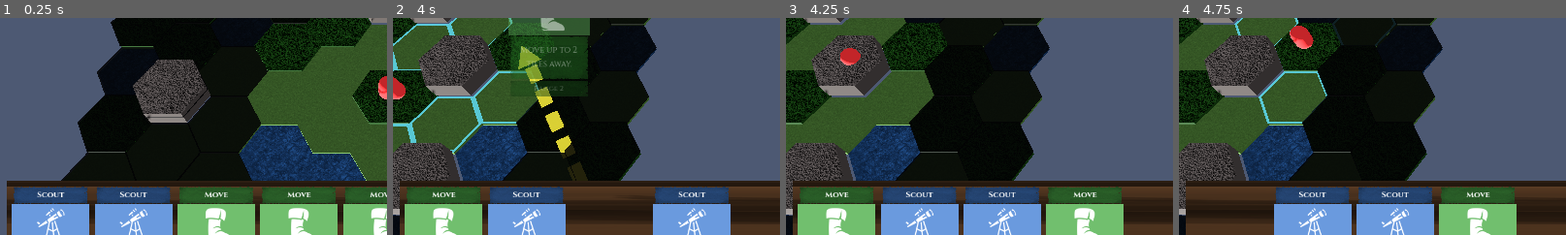
Above: before the commit, frames 1-4 (left to right).
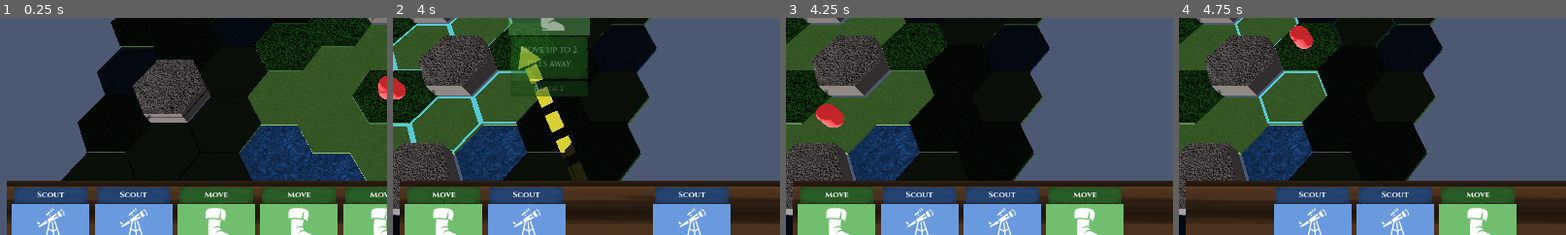
Above: after the commit, the same moments.

Repository: conjius-dp/CivDecks
Game: Godot game, scene res://scenes/main.tscn
Same seed, same stepped clock (60 frames per second), same inputs: the game is played once before the commit and once after it.
Inputs (mouse positions are % of the whole screen's width and height, from its top left):
- Up to frame 1 (0.25 s): no input
- Up to frame 2 (4 s): click "End Turn" at 0.5 s; tap Enter at 1.25 s; drag from (7, 84) to (60, 28) at 1.27 s; drag from (7, 84) to (45, 70) at 2.02 s; move the mouse to (17, 84) at 2.77 s; hold D (pan_right) 2.78-3.5 s; click (17, 84) at 2.92 s; drag from (28, 84) to (20, 35) at 3.52 s
- Up to frame 3 (4.25 s): no input
- Up to frame 4 (4.75 s): drag from (7, 84) to (55, 50) at 4.27 s
The pictures show only the part of the screen within x 0-50%, y 32-82%; the shares and areas given below are measured in that part.

Frames 1-2 are identical in both runs. In frame 3, 0.9% of the frame differs, in the area x 7-20%, y 13-51%; in frame 4, nothing differs.

Commit message:
Add Tween-based unit movement animation with BFS pathfinding
Replace manual lerp movement with Godot Tween sequential animations
so multi-hex moves (Sprint) animate through each waypoint. Add
MapData.find_path() with BFS and 5 new tests. Rename project to
Civ Deckbuilder.

Co-Authored-By: Claude Opus 4.6 (1M context) <noreply@anthropic.com>

Diff:
--- a/project.godot
+++ b/project.godot
@@ -10,7 +10,7 @@
 
 [application]
 
-config/name="New Game Project"
+config/name="Civ Deckbuilder"
 run/main_scene="res://scenes/main.tscn"
 config/features=PackedStringArray("4.6", "GL Compatibility")
 config/icon="res://icon.svg"
--- a/scripts/cards/card_effects.gd
+++ b/scripts/cards/card_effects.gd
@@ -16,8 +16,16 @@
 
 	match card.card_type:
 		CardData.CardType.MOVE:
-			var terrain: TerrainType = hex_map.get_terrain(target_coord)
-			player_unit.move_to(result.new_coord, terrain.height - 0.1)
+			var path := card_resolver.get_map_data().find_path(origin, result.new_coord)
+			if path.size() <= 1:
+				var terrain: TerrainType = hex_map.get_terrain(target_coord)
+				player_unit.move_to(result.new_coord, terrain.height - 0.1)
+			else:
+				var heights: Array[float] = []
+				for coord in path:
+					var terrain: TerrainType = hex_map.get_terrain(coord)
+					heights.append(terrain.height - 0.1)
+				player_unit.move_along_path(path, heights)
 		CardData.CardType.SCOUT:
 			for coord in result.revealed_tiles:
 				var tile: Node3D = hex_map.get_tile(coord)
--- a/scripts/logic/card_resolver.gd
+++ b/scripts/logic/card_resolver.gd
@@ -14,6 +14,10 @@
 
 func _init(map: MapData) -> void:
 	_map = map
+
+
+func get_map_data() -> MapData:
+	return _map
 
 
 func get_valid_targets(card: CardData, origin: Vector2i) -> Array[Vector2i]:
--- a/scripts/logic/map_data.gd
+++ b/scripts/logic/map_data.gd
@@ -24,3 +24,30 @@
 			if terrain.is_passable:
 				result.append(neighbor)
 	return result
+
+
+func find_path(from: Vector2i, to: Vector2i) -> Array[Vector2i]:
+	if from == to:
+		return [from] as Array[Vector2i]
+	if not has_tile(from) or not has_tile(to):
+		return [] as Array[Vector2i]
+	var frontier: Array[Vector2i] = [from]
+	var came_from: Dictionary = {}
+	came_from[from] = from
+	while frontier.size() > 0:
+		var current: Vector2i = frontier.pop_front()
+		if current == to:
+			break
+		for neighbor in get_walkable_neighbors(current):
+			if not came_from.has(neighbor):
+				came_from[neighbor] = current
+				frontier.append(neighbor)
+	if not came_from.has(to):
+		return [] as Array[Vector2i]
+	var path: Array[Vector2i] = []
+	var current: Vector2i = to
+	while current != from:
+		path.push_front(current)
+		current = came_from[current] as Vector2i
+	path.push_front(from)
+	return path
--- a/scripts/unit/player_unit.gd
+++ b/scripts/unit/player_unit.gd
@@ -27,7 +27,11 @@
 	get: return state.defense
 
 var _is_moving: bool = false
-var _move_target: Vector3 = Vector3.ZERO
+var _move_tween: Tween = null
+
+
+func is_moving() -> bool:
+	return _is_moving
 
 
 func place_at(coord: Vector2i, terrain_height: float = 0.0) -> void:
@@ -38,15 +42,42 @@
 
 func move_to(coord: Vector2i, terrain_height: float = 0.0) -> void:
 	state.move_to(coord)
-	_move_target = HexUtil.axial_to_world(coord.x, coord.y)
-	_move_target.y = terrain_height + 0.5
+	var target := HexUtil.axial_to_world(coord.x, coord.y)
+	target.y = terrain_height + 0.5
 	_is_moving = true
+	if _move_tween and _move_tween.is_running():
+		_move_tween.kill()
+	_move_tween = create_tween()
+	var distance := position.distance_to(target)
+	var duration := distance / move_speed
+	_move_tween.tween_property(self, "position", target, duration) \
+		.set_trans(Tween.TRANS_SINE).set_ease(Tween.EASE_IN_OUT)
+	_move_tween.finished.connect(_on_move_finished)
 
 
-func _process(delta: float) -> void:
-	if _is_moving:
-		position = position.move_toward(_move_target, move_speed * delta)
-		if position.distance_to(_move_target) < 0.01:
-			position = _move_target
-			_is_moving = false
-			movement_finished.emit()
+func move_along_path(path_coords: Array[Vector2i], terrain_heights: Array[float]) -> void:
+	if path_coords.size() <= 1:
+		movement_finished.emit()
+		return
+	state.move_to(path_coords[path_coords.size() - 1])
+	_is_moving = true
+	if _move_tween and _move_tween.is_running():
+		_move_tween.kill()
+	_move_tween = create_tween()
+	for i in range(1, path_coords.size()):
+		var target := HexUtil.axial_to_world(path_coords[i].x, path_coords[i].y)
+		target.y = terrain_heights[i] + 0.5
+		var prev := path_coords[i - 1]
+		var prev_world := HexUtil.axial_to_world(prev.x, prev.y)
+		var step_distance := prev_world.distance_to(
+			HexUtil.axial_to_world(path_coords[i].x, path_coords[i].y)
+		)
+		var duration := step_distance / move_speed
+		_move_tween.tween_property(self, "position", target, duration) \
+			.set_trans(Tween.TRANS_SINE).set_ease(Tween.EASE_IN_OUT)
+	_move_tween.finished.connect(_on_move_finished)
+
+
+func _on_move_finished() -> void:
+	_is_moving = false
+	movement_finished.emit()
--- a/tests/test_map_data.gd
+++ b/tests/test_map_data.gd
@@ -84,3 +84,54 @@
 	var walkable := map.get_walkable_neighbors(corner)
 	TestAssert.assert_size(walkable, 1)
 	TestAssert.assert_contains(walkable, neighbor)
+
+
+func test_find_path_adjacent() -> void:
+	var map := MapData.new()
+	map.set_terrain(Vector2i(0, 0), _plains)
+	map.set_terrain(Vector2i(1, 0), _plains)
+	var path := map.find_path(Vector2i(0, 0), Vector2i(1, 0))
+	TestAssert.assert_size(path, 2)
+	TestAssert.assert_eq(path[0], Vector2i(0, 0))
+	TestAssert.assert_eq(path[1], Vector2i(1, 0))
+
+
+func test_find_path_two_steps() -> void:
+	var map := MapData.new()
+	map.set_terrain(Vector2i(0, 0), _plains)
+	map.set_terrain(Vector2i(1, 0), _plains)
+	map.set_terrain(Vector2i(2, 0), _plains)
+	var path := map.find_path(Vector2i(0, 0), Vector2i(2, 0))
+	TestAssert.assert_size(path, 3)
+	TestAssert.assert_eq(path[0], Vector2i(0, 0))
+	TestAssert.assert_eq(path[2], Vector2i(2, 0))
+
+
+func test_find_path_around_obstacle() -> void:
+	var map := MapData.new()
+	map.set_terrain(Vector2i(0, 0), _plains)
+	map.set_terrain(Vector2i(1, 0), _mountain)
+	map.set_terrain(Vector2i(2, 0), _plains)
+	map.set_terrain(Vector2i(0, 1), _plains)
+	map.set_terrain(Vector2i(1, 1), _plains)
+	var path := map.find_path(Vector2i(0, 0), Vector2i(2, 0))
+	TestAssert.assert_gt(path.size(), 0)
+	TestAssert.assert_eq(path[0], Vector2i(0, 0))
+	TestAssert.assert_eq(path[path.size() - 1], Vector2i(2, 0))
+	TestAssert.assert_not_contains(path, Vector2i(1, 0))
+
+
+func test_find_path_no_route_returns_empty() -> void:
+	var map := MapData.new()
+	map.set_terrain(Vector2i(0, 0), _plains)
+	map.set_terrain(Vector2i(2, 0), _plains)
+	var path := map.find_path(Vector2i(0, 0), Vector2i(2, 0))
+	TestAssert.assert_size(path, 0)
+
+
+func test_find_path_same_tile() -> void:
+	var map := MapData.new()
+	map.set_terrain(Vector2i(0, 0), _plains)
+	var path := map.find_path(Vector2i(0, 0), Vector2i(0, 0))
+	TestAssert.assert_size(path, 1)
+	TestAssert.assert_eq(path[0], Vector2i(0, 0))
